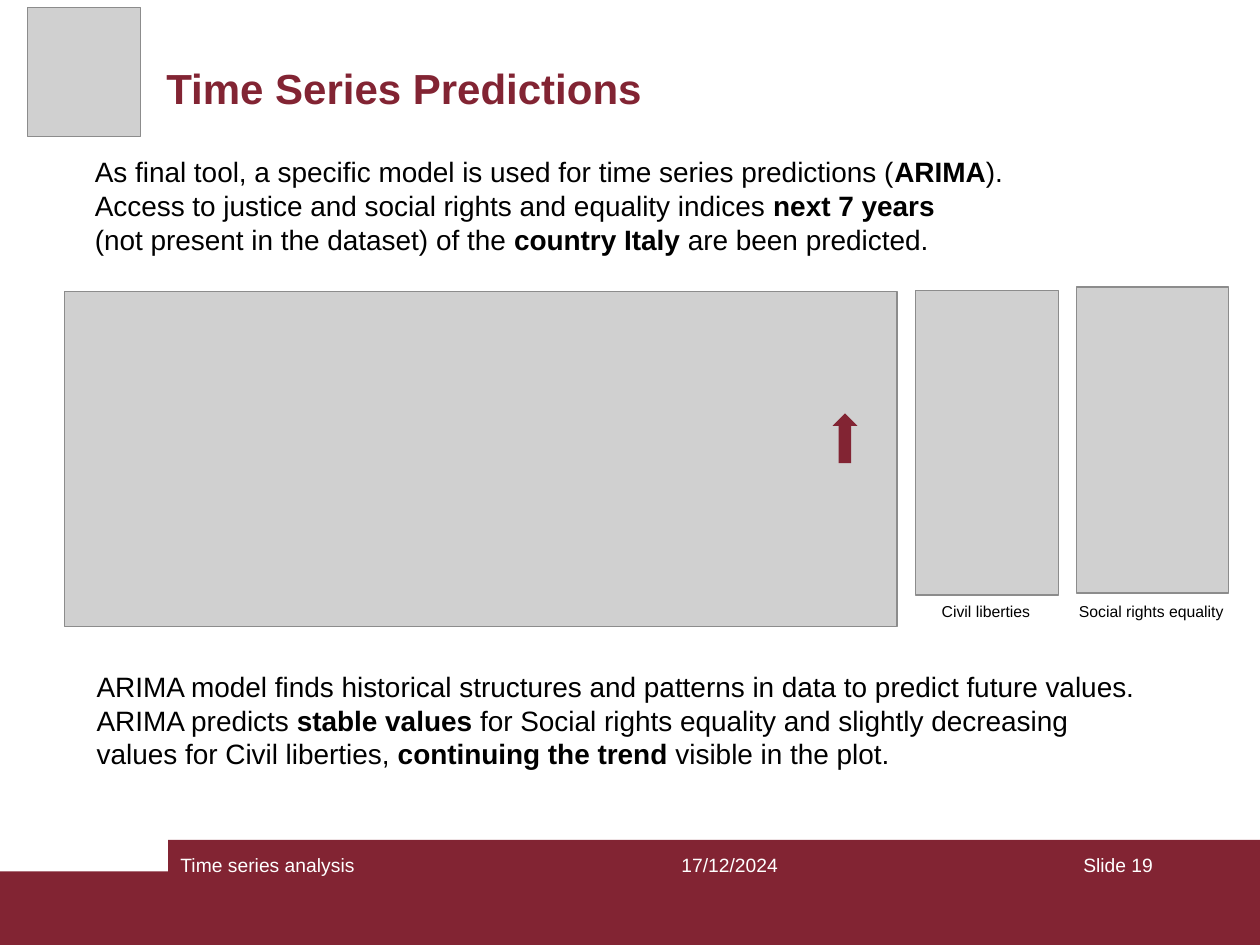
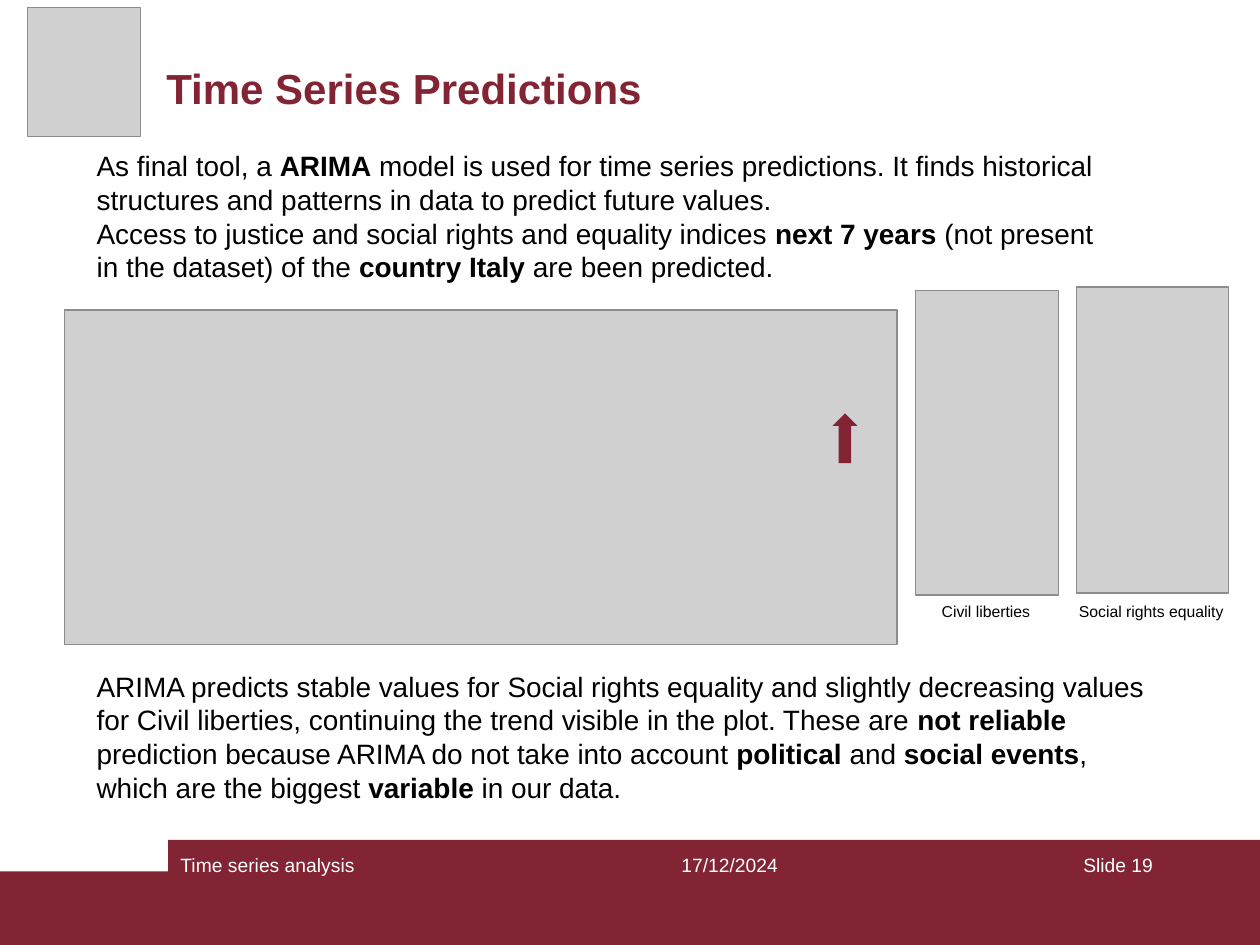
Before and after one commit to Domenico00git/BDOS, a slide deck: slide 19 of The pillars of rights fundamental and their core attributes.ppt. Drawn at 1260x945 pixels with LibreOffice and Linux fonts; fonts in the diff are those of the drawing; grey boxes stand for pictures. Boxes give left, top, right and bottom in pixels: in the first picture for what was removed or moved away, otherwise in the second. Text is boxed around its words. In the diff, an @@ line names an element or a change of style, - is before the commit and + after.

```diff
--- a/The pillars of rights fundamental and their core attributes.ppt
+++ b/The pillars of rights fundamental and their core attributes.ppt
@@ text at bbox=[97, 155, 1093, 282]: text changed @@
-As final tool, a specific model is used for time series predictions (ARIMA).
-Access to justice and social rights and equality indices next 7 years
-(not present in the dataset) of the country Italy are been predicted.
+As final tool, a ARIMA model is used for time series predictions. It finds historical structures and patterns in data to predict future values.
+Access to justice and social rights and equality indices next 7 years (not present in the dataset) of the country Italy are been predicted.
@@ picture: place and size @@
-picture at bbox=[64, 292, 897, 627]
+picture at bbox=[64, 310, 897, 645]
@@ text at bbox=[97, 676, 1144, 803]: text changed @@
-ARIMA model finds historical structures and patterns in data to predict future values. ARIMA predicts stable values for Social rights equality and slightly decreasing values for Civil liberties, continuing the trend visible in the plot.
+ARIMA predicts stable values for Social rights equality and slightly decreasing values for Civil liberties, continuing the trend visible in the plot. These are not reliable prediction because ARIMA do not take into account political and social events, which are the biggest variable in our data.
```
Also in this commit, not shown: 2 other slides changed.
